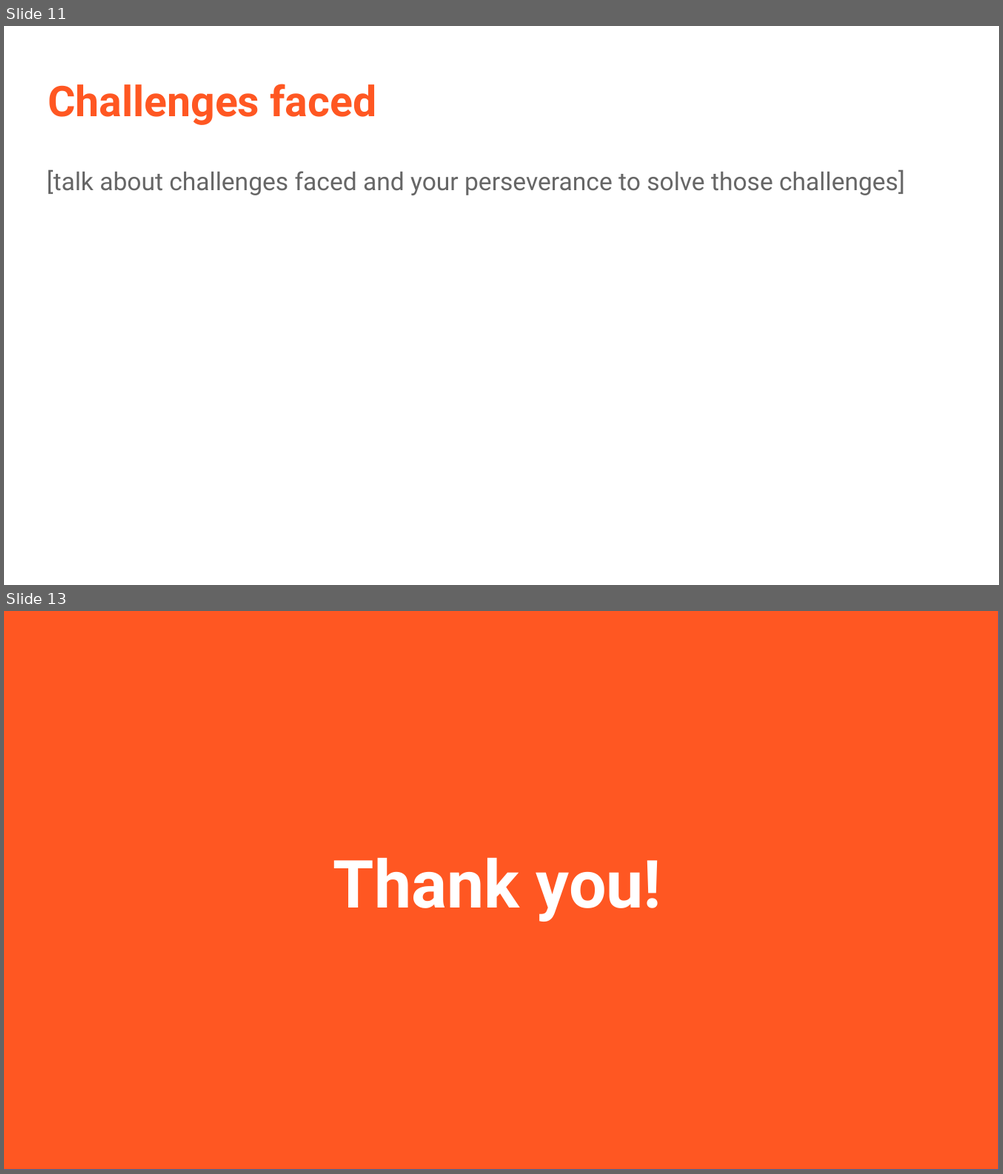
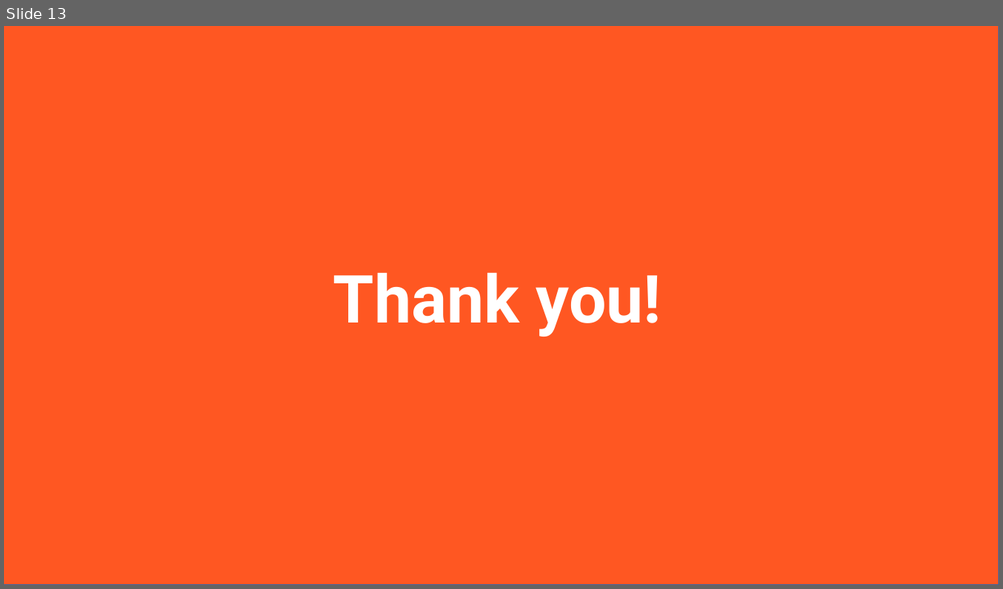
Before and after one commit to stratoscience25/arduino-workshop-logan, a slide deck: Ham xposition presentation/LoganCaramanna_Presentation.odp. Shown one above the other, each under a label of ours: slides 11 and 13 before the commit, slide 13 after it; the slides between them are not shown. The pictures are 1003x1174 and 1003x589 pixels, drawn with LibreOffice and Linux fonts; fonts in the diff are those of the drawing. Boxes give left, top, right and bottom in pixels: in the first picture for what was removed or moved away, otherwise in the second. Text is boxed around its words. In the diff, an @@ line names an element or a change of style, - is before the commit and + after.

```diff
--- a/Ham xposition presentation/LoganCaramanna_Presentation.odp
+++ b/Ham xposition presentation/LoganCaramanna_Presentation.odp
@@ slide 11 removed at <box>4,26,999,585</box>, background #FFFFFF @@
@@ title removed at <box>48,84,377,125</box> @@
-Challenges faced
@@ text removed at <box>47,170,905,195</box> @@
-[talk about challenges faced and your perseverance to solve those challenges]
```
Also in this commit, not shown: 10 slides changed, 2 slides added, 1 other slide removed, 14 other files.
